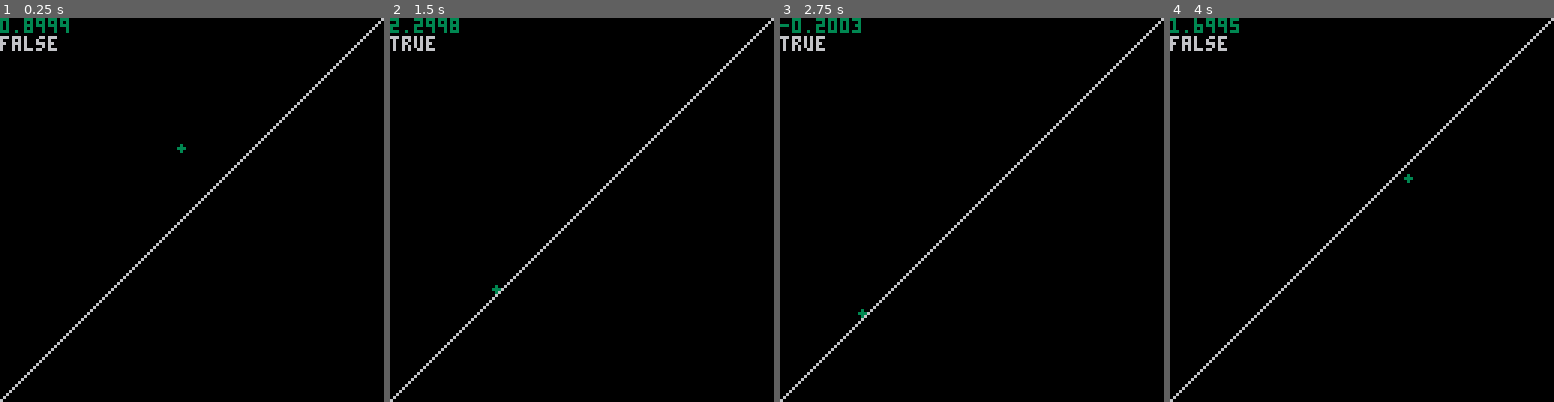
Above: before the commit, frames 1-4 (left to right).
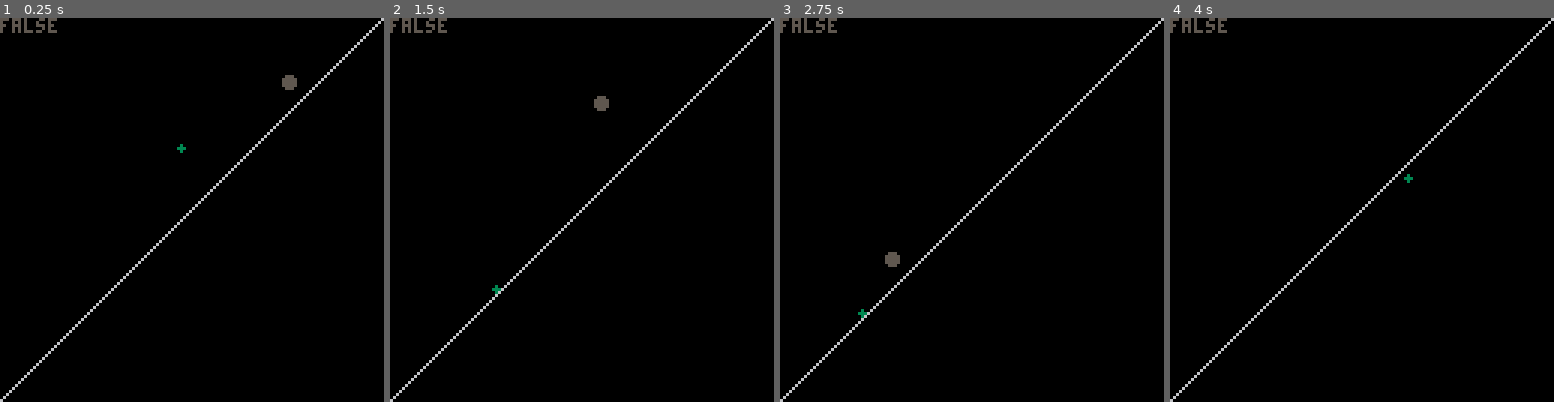
Above: after the commit, the same moments.

Repository: RIDENTEM/oneButtonJam2019
Game: PICO-8 cartridge one_button.p8
Same seed, same stepped clock (60 frames per second), same inputs: the game is played once before the commit and once after it.
Inputs:
- Up to frame 1 (0.25 s): no input
- Up to frame 2 (1.5 s): no input
- Up to frame 3 (2.75 s): hold Up 2.15-2.42 s
- Up to frame 4 (4 s): no input

The runs differ from the first frame. In frame 1, 0.9% of the frame differs, in the area x 0-78%, y 0-19%; in frame 2, 0.8%; in frame 3, 0.8%; in frame 4, 0.7%.

Commit message:
Worked on collision and obstacles. Thse obstacle now uses gravit but doesnt collide super well

Diff:
--- a/one_button.p8
+++ b/one_button.p8
@@ -9,23 +9,42 @@
 ly2=0
 
 obstacle= {grounded=false,
-ox=0,oy=0}
+ox=0,oy=0,ovx=0,ovy=g}
+
+obstacles={}
 
 first_jump_avail = false
 double_jump_avail = false
 start=true
 jumping = false
 
+function bounce()
+print("bounce")
+obstacle.ovx-=rnd(0.1,1.5)
+obstacle.ovy-=rnd(1.0,1.5)
+obstacle.grounded=false
+end
+
+function respawnObstacle()
+obstacle.ox=100
+obstacle.oy=10
+obstacle.ovx=-0.5
+obstacle.ovy=1
+obstacle.grounded=false
+end
+
+
 function _init()
 grounded = false
 g=0.1
 pvelocity= {pvx=0,pvy=g}
+respawnObstacle()
 end
 
 function _draw()
 
 cls()
-print(pvelocity.pvy)
+print(obstacle.grounded)
 --draw mountain
 line(lx1,ly1,lx2,ly2,6)
 --[[for j=0, 127 do
@@ -35,27 +54,35 @@
   end
  end
 end--]]
-print(grounded)
+
+--Player here
 circfill(px,py, 1,3)
+--Obstacle here
+circfill(obstacle.ox,obstacle.oy,2,5)
 
 end
 
 function _update()
  _input()
- if(grounded ==false) then
+if(grounded ==false) updatePlayerMovement()
+--if(obstacleTouchedGround)
+updateObstacleMovement()
+respawn()
+check_collision(true,px,py)
+check_collision(false,obstacle.ox,obstacle.oy)
+if(grounded) slide()
+end
+
+function updatePlayerMovement()
   px+=pvelocity.pvx
   py+=pvelocity.pvy
 pvelocity.pvy+=g
 end
 
-
-respawn()
-check_collision()
-if(grounded) slide()
-end
-
-function spawn_obstacles()
-
+function updateObstacleMovement()
+obstacle.ovy+=g
+obstacle.ox+=obstacle.ovx
+obstacle.oy+=obstacle.ovy
 
 end
 
@@ -71,11 +98,11 @@
  jumping=true
 end
 
-function check_collision()
- if(pget(px+1,py+1)==6) then
- on_grounded()
- else
- end
+--Update this to work for obstacles
+function check_collision(isPlayer,x,y)
+
+ if(isPlayer and pget(x+1,y+1)==6) on_grounded()
+if(isPlayer==false and x+y>126) bounce()
 end
 
 function _input()
